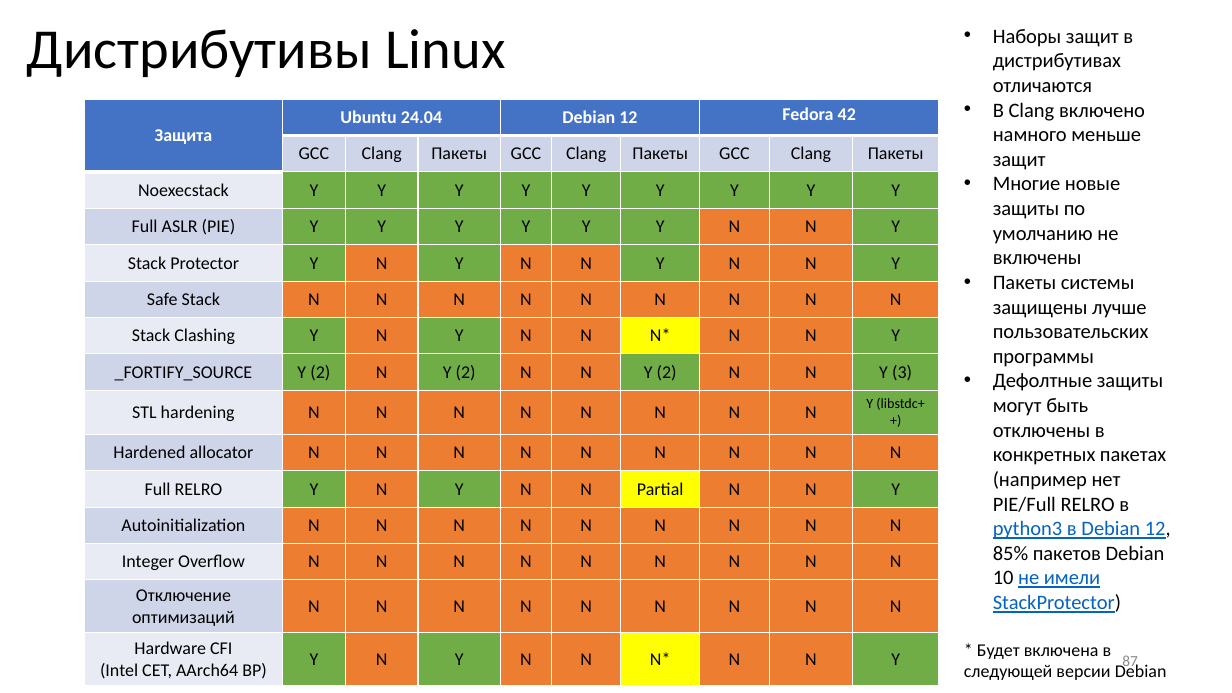
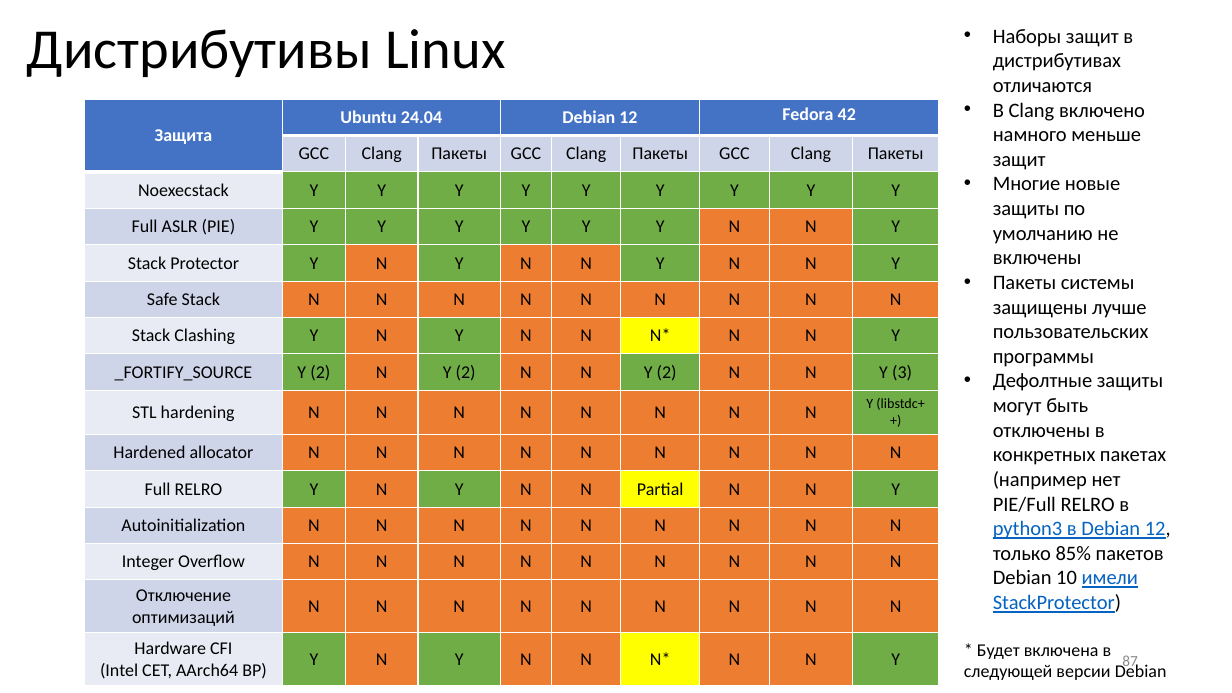
Before and after one commit to yugr/slides, a slide deck: slide 87 of CppZeroCost/2025/RU.pptx. Drawn at 1232x693 pixels with LibreOffice and Linux fonts; fonts in the diff are those of the drawing. Boxes give left, top, right and bottom in pixels: in the first picture for what was removed or moved away, otherwise in the second. Text is boxed around its words. In the diff, an @@ line names an element or a change of style, - is before the commit and + after.

Commit message:
Fixed invalid wording about SP adoption in Debian.

```diff
--- a/CppZeroCost/2025/RU.pptx
+++ b/CppZeroCost/2025/RU.pptx
@@ text at <box>993,373,1171,613</box>: text changed @@
-• Дефолтные защиты могут быть отключены в конкретных пакетах (например нет PIE/Full RELRO в python3 в Debian 12, 85% пакетов Debian 10 не имели StackProtector)
+• Дефолтные защиты могут быть отключены в конкретных пакетах (например нет PIE/Full RELRO в python3 в Debian 12, только 85% пакетов Debian 10 имели StackProtector)
```
Also in this commit, not shown: 1 other file.
